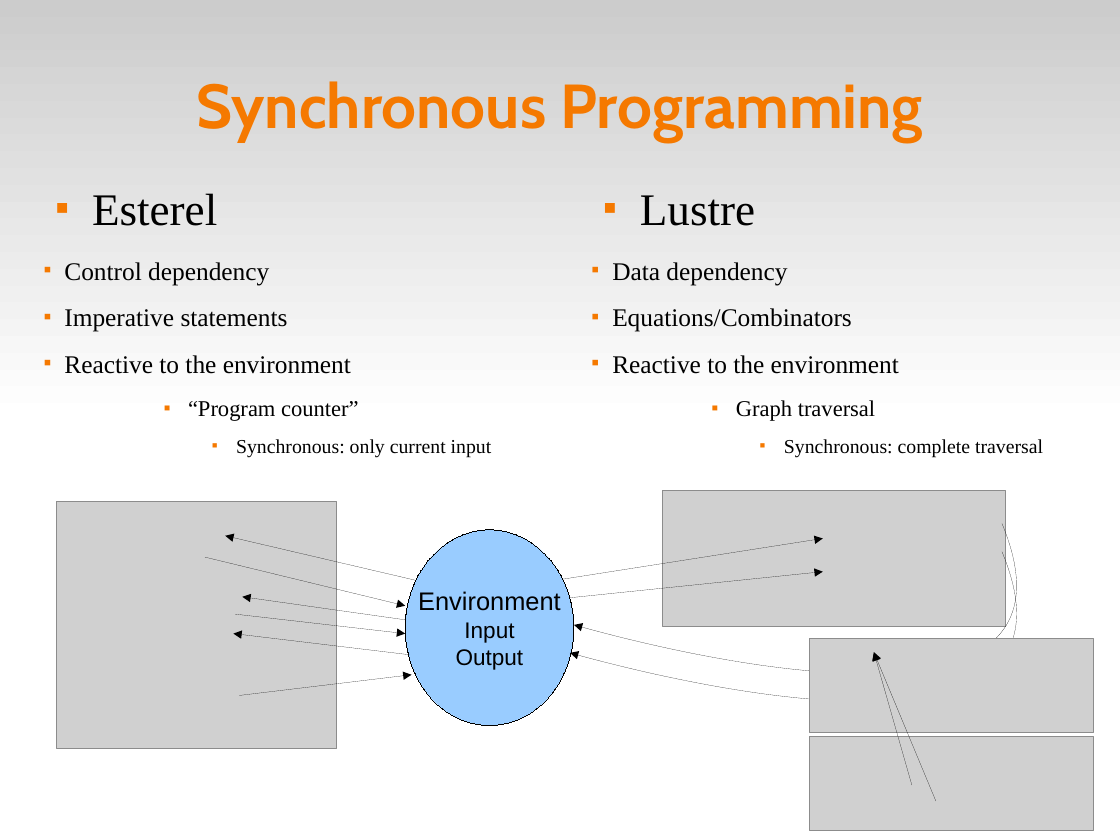
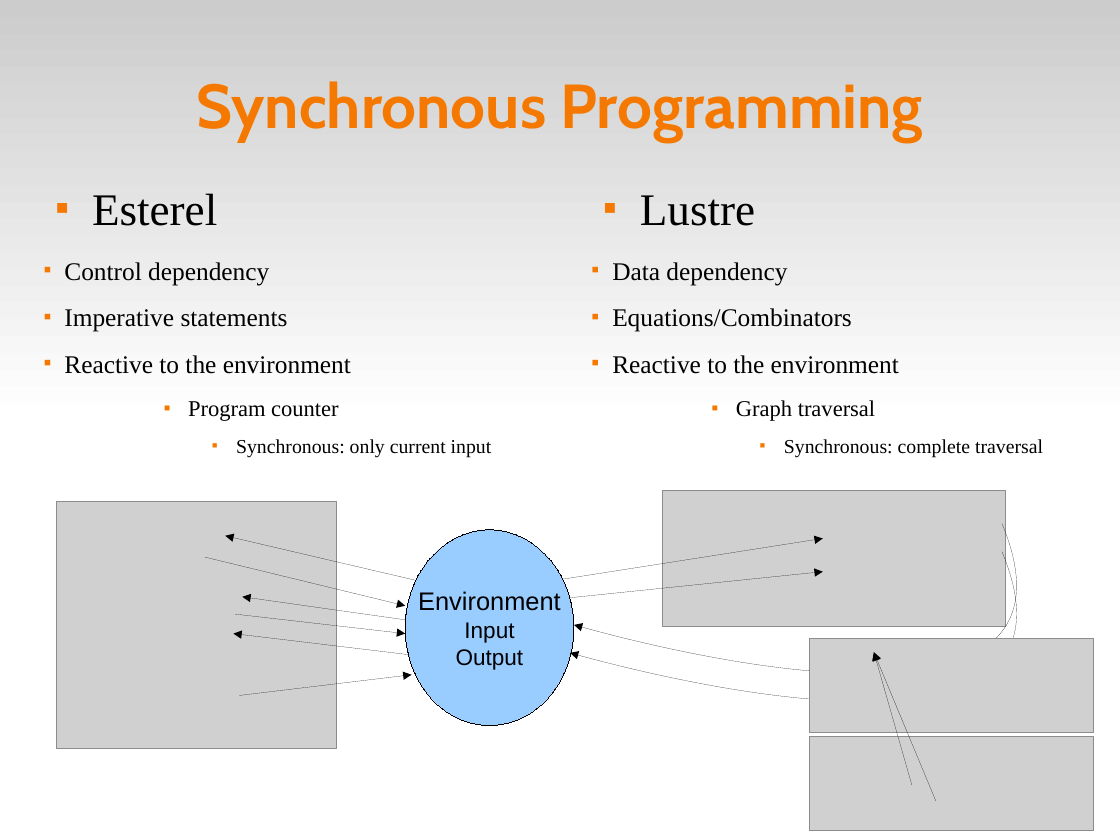
Before and after one commit to fsantanna-no/ceu-docs, a slide deck: slide 3 of ceu_curryon.odp. Drawn at 1120x840 pixels with LibreOffice and Linux fonts; fonts in the diff are those of the drawing; grey boxes stand for pictures. Boxes give left, top, right and bottom in pixels: in the first picture for what was removed or moved away, otherwise in the second. Text is boxed around its words. In the diff, an @@ line names an element or a change of style, - is before the commit and + after.

```diff
--- a/ceu_curryon.odp
+++ b/ceu_curryon.odp
@@ text at (188,401,339,421): text changed @@
-    ■ “Program counter”
+    ■ Program counter
```
Also in this commit, not shown: 4 other slides changed, 2 slides added, 1 slide removed, 3 other files.
